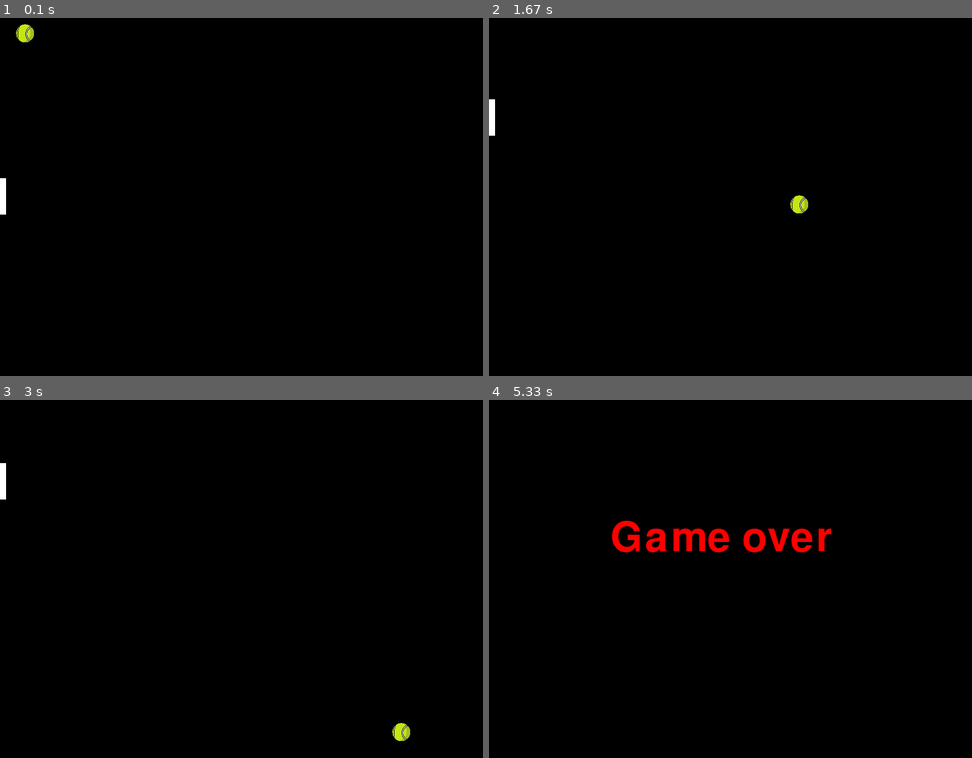
Above: before the commit, frames 1-4 (two rows, left to right).
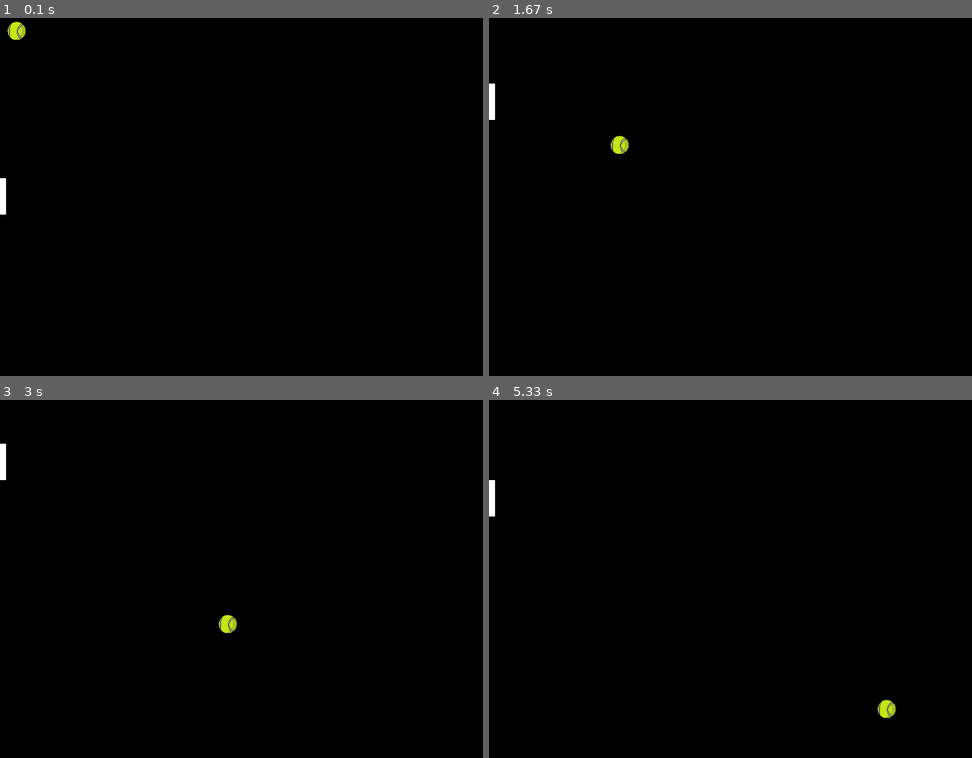
Above: after the commit, the same moments.

Repository: dmitrykag/pygame
Game: pygame game, started from tennis.py
Two runs of this game, one before a commit and one after it. Both use one fixed random seed, a clock stepped at 60 frames per second and the inputs below.
Inputs:
- Up to frame 1 (0.1 s): no input
- Up to frame 2 (1.67 s): hold Up 0.33-0.8 s; hold Down 0.83-1.13 s; hold Up 1.17-1.53 s; hold Down from 1.57 s (still down)
- Up to frame 3 (3 s): release Down at 1.93 s; hold Up 1.97-2.27 s; hold Down 2.3-2.6 s; hold Up from 2.63 s (still down)
- Up to frame 4 (5.33 s): release Up at 3 s; hold Down 3.03-3.4 s; hold Up 3.43-3.73 s; hold Down 3.77-4.07 s; hold Up 4.1-4.47 s; hold Down 4.5-4.87 s; hold Up 4.9-5.2 s; hold Down from 5.23 s (still down)

The runs differ from the first frame. In frame 1, 0.2% of the frame differs, in the area x 1-8%, y 1-7%; in frame 2, 0.4%; in frame 3, 0.4%; in frame 4, 1.9%, in the area x 0-85%, y 22-89%.

Commit message:
причешем

Diff:
--- a/tennis.py
+++ b/tennis.py
@@ -1,5 +1,4 @@
 import pygame
-import random
 
 WIDTH = 800
 HEIGHT = 600
@@ -11,11 +10,13 @@
     def __init__(self):
         self.image = pygame.image.load("small_tennis.png")
         self.image = pygame.transform.scale(self.image, (32, 32))
-        self.speed = [random.randrange(1,6), 3]
+        self.speed = [1, 1]
         self.rect = self.image.get_rect()
 
-    def update(self):
-        if self.rect.top < 0 or self.rect.bottom > HEIGHT:
+    def update(self, paddle_rect: pygame.Rect):
+        if self.rect.colliderect(paddle_rect):
+            self.speed[0] *= -1
+        elif self.rect.top < 0 or self.rect.bottom > HEIGHT:
             self.speed[1] *= -1
         elif self.rect.left < 0 or self.rect.right > WIDTH:
             self.speed[0] *= -1
@@ -29,21 +30,26 @@
         self.rect = pygame.Rect(0, HEIGHT/2, 10, 60)
         self.rect.center = (self.rect.width/2, HEIGHT/2)
 
-def main():
-    clock = pygame.time.Clock()
-    pygame.init()
-    screen = pygame.display.set_mode((WIDTH, HEIGHT))
+class Scene:
+    def __init__(self):
+        pygame.init()
+        self.screen = pygame.display.set_mode((WIDTH, HEIGHT))
+        self.clock = pygame.time.Clock()
+        self.cleanup()
+        self.create()
 
-    ball = Ball()
-    paddle = Paddle()
+    def cleanup(self):
+        self.ball = None
+        self.paddle = None
 
-    def runEventLoop() -> bool:
+    def create(self):
+        if not self.ball:
+            self.ball = Ball()
+            self.paddle = Paddle()
+
+    def pumpEvents(self) -> bool:
         for event in pygame.event.get():
             match event.type:
-                case pygame.MOUSEBUTTONDOWN:
-                    if ball.rect.collidepoint(pygame.mouse.get_pos()):
-                        ball.speed[0] = random.randrange(-4, 4)
-                        ball.speed[1] = -2
                 case pygame.QUIT:
                     return False
                 case pygame.KEYDOWN:
@@ -52,50 +58,51 @@
 
         keyState = pygame.key.get_pressed()
         if keyState[pygame.K_DOWN]:
-            paddle.rect.centery += 5
+            self.paddle.rect.centery += 3
         elif keyState[pygame.K_UP]:
-            paddle.rect.centery -= 5
+            self.paddle.rect.centery -= 3
 
         return True
 
+    def game_over(self) -> bool:
+        font = pygame.font.SysFont('arial', 100)
+        text = font.render("Game over", True, RED)
+        self.screen.blit(text,(150,200))
+        self.cleanup()
+        pygame.display.flip()
+        self.clock.tick(60)
+        for event in pygame.event.get():
+            if event.type == pygame.KEYDOWN:
+                if event.key == pygame.K_ESCAPE:
+                    return False
+        return True
 
-    b_run = True
-    game_over = False
-    game_over_timer = 60
+    def play(self) -> None:
+        b_run = True
+        game_over = False
+        while b_run:
+            self.screen.fill(BACKGROUND)
 
-    while b_run:
-        screen.fill(BACKGROUND)
+            if game_over:
+                game_over = self.game_over()
+                b_run = self.pumpEvents()
+                continue
+            else:
+                self.create()
 
-        if game_over:
-            font = pygame.font.SysFont(None, 100)
-            text = font.render("Game over", True, RED)
-            screen.blit(text,(200,200))
-            game_over_timer -= 1
-            ball = None
+            if self.ball.rect.left < 0:
+                game_over = True
+
+            self.screen.blit(self.ball.image, self.ball.rect)
+            pygame.draw.rect(self.screen, WHITE, self.paddle.rect)
+            self.ball.update(self.paddle.rect)
             pygame.display.flip()
-            clock.tick(60)
-            for event in pygame.event.get():
-                if event.type == pygame.KEYDOWN:
-                    if event.key == pygame.K_ESCAPE:
-                        game_over = False
-            b_run = runEventLoop()
-            continue
+            self.clock.tick(240)
+            b_run = self.pumpEvents()
 
-        if not ball:
-            ball = Ball()
-
-        if ball.rect.colliderect(paddle.rect):
-            ball.speed[1] *= -1
-        elif ball.rect.left < 0:
-            game_over = True
-
-        screen.blit(ball.image, ball.rect)
-        pygame.draw.rect(screen, WHITE, paddle.rect)
-        ball.update()
-        pygame.display.flip()
-        clock.tick(60)
-        b_run = runEventLoop()
-
+def main():
+    scene = Scene()
+    scene.play()
 
 if __name__ == "__main__":
     main()
